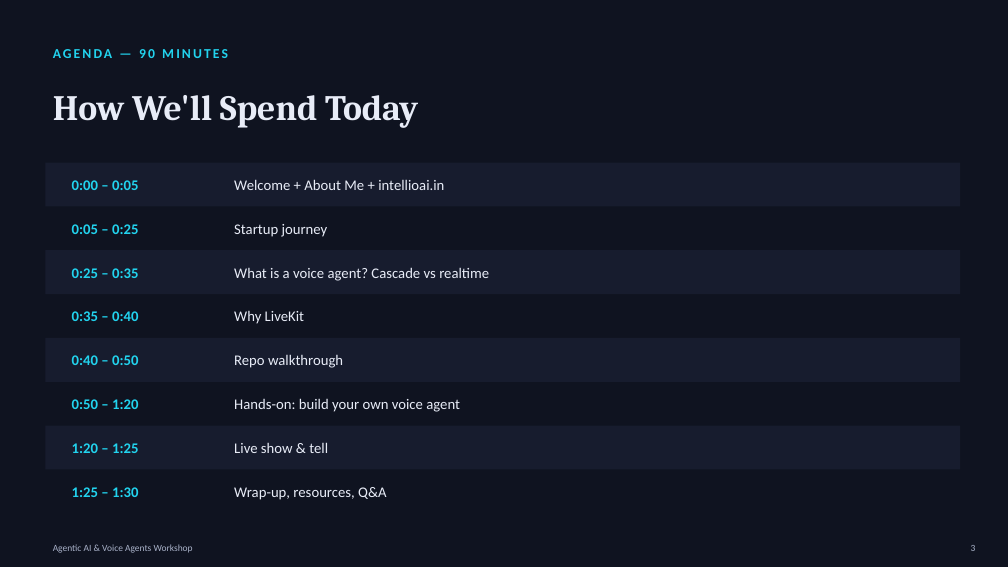
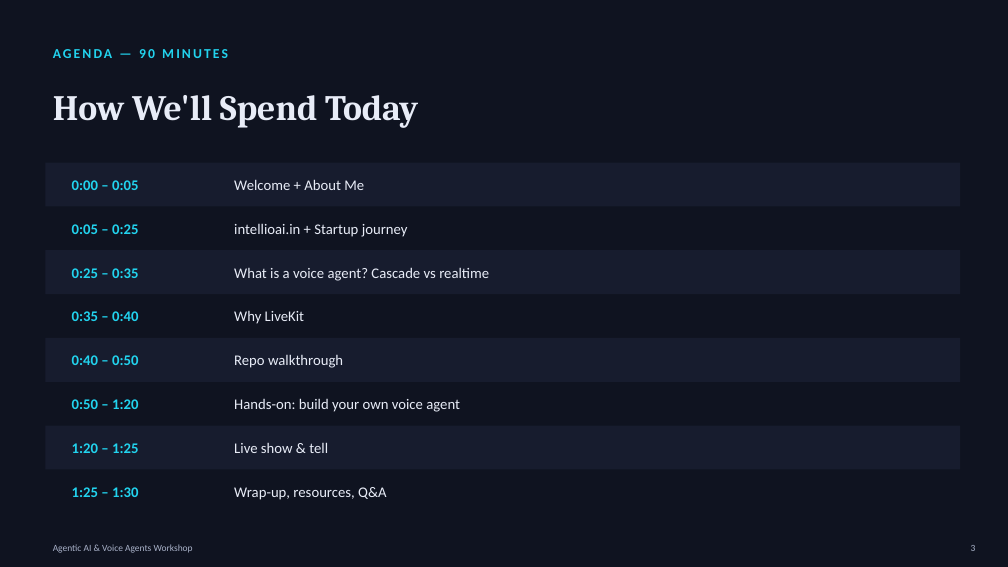
Before and after one commit to KarthikRommula/livekit-voice-agent-workshop, a slide deck: slide 2 of AGENTIC AI & VOICE AGENTS.pptx. Drawn at 1008x567 pixels with LibreOffice and Linux fonts; fonts in the diff are those of the drawing. Boxes give left, top, right and bottom in pixels: in the first picture for what was removed or moved away, otherwise in the second. Text is boxed around its words. In the diff, an @@ line names an element or a change of style, - is before the commit and + after.

```diff
--- a/AGENTIC AI & VOICE AGENTS.pptx
+++ b/AGENTIC AI & VOICE AGENTS.pptx
@@ text at (234, 179, 364, 190): text changed @@
-Welcome + About Me + intellioai.in
+Welcome + About Me
@@ text at (234, 224, 408, 237): text changed @@
-Startup journey
+intellioai.in + Startup journey
```
Also in this commit, not shown: 2 other slides changed, 4 slides added.
